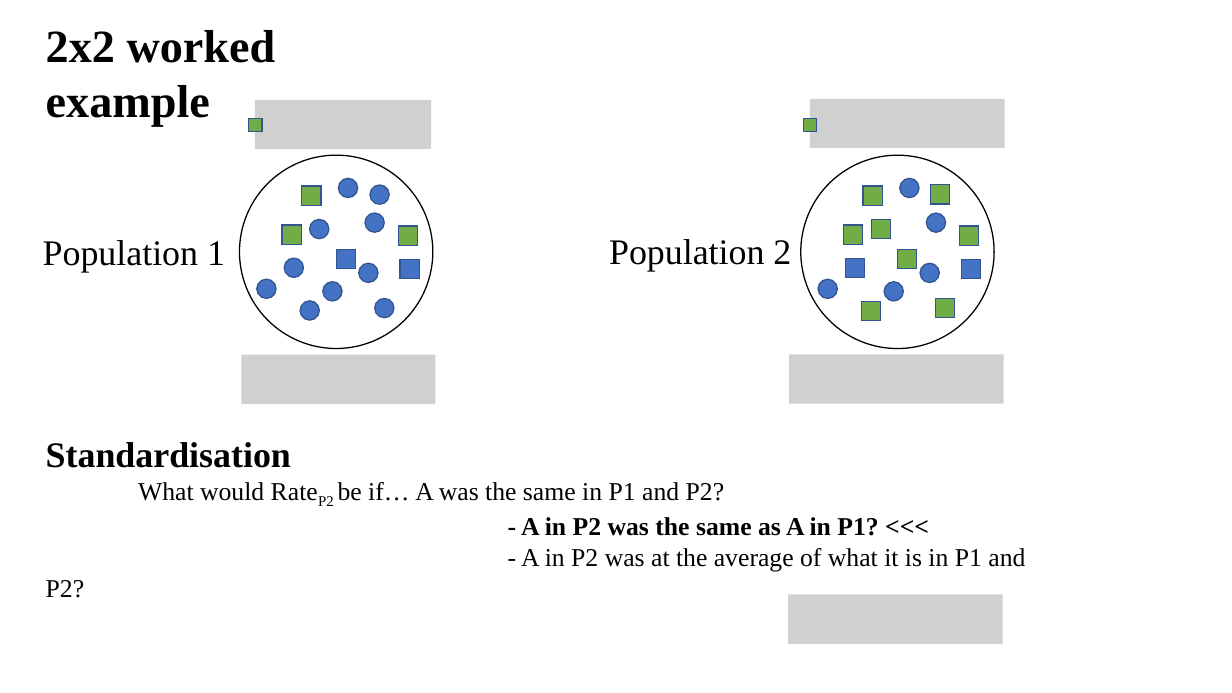
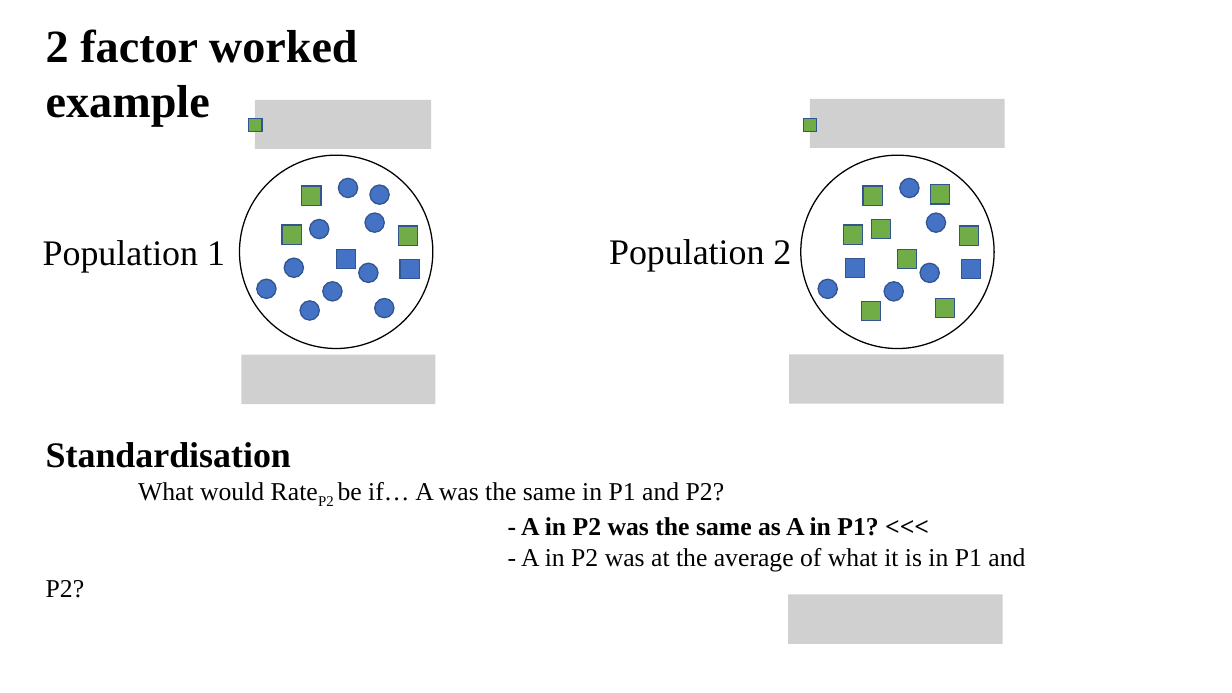
Before and after one commit to benmatthewsed/sgsss_std_decomp, a slide deck: slide 21 of pres1.pptx. Drawn at 1232x693 pixels with LibreOffice and Linux fonts; fonts in the diff are those of the drawing; grey boxes stand for pictures. Boxes give left, top, right and bottom in pixels: in the first picture for what was removed or moved away, otherwise in the second. Text is boxed around its words. In the diff, an @@ line names an element or a change of style, - is before the commit and + after.

```diff
--- a/pres1.pptx
+++ b/pres1.pptx
@@ text at (x1=46, y1=29, x2=358, y2=127): text changed @@
-2x2 worked example
+2 factor worked example
```
Also in this commit, not shown: 11 other slides changed, 40 other files.
